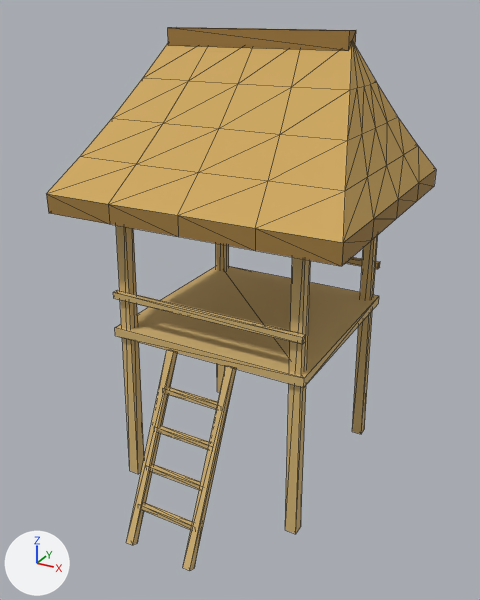
Before and after pictures for a commit that changed the glTF model apps/web/src/assets/models/viet/viet_field_hut.glb.
Rendered twice from a 50 mm lens placed at (0.65, -1.189, 1.037), pointed at (0.007, -0.02, 0.453). Every picture has the same lights, and +X, +Y and +Z are marked at lower left. The older version comes first. Mesh edges are drawn as thin lines. Vertices at exactly the same position are counted once.

In view in the first picture: 'viet_field_hut'.
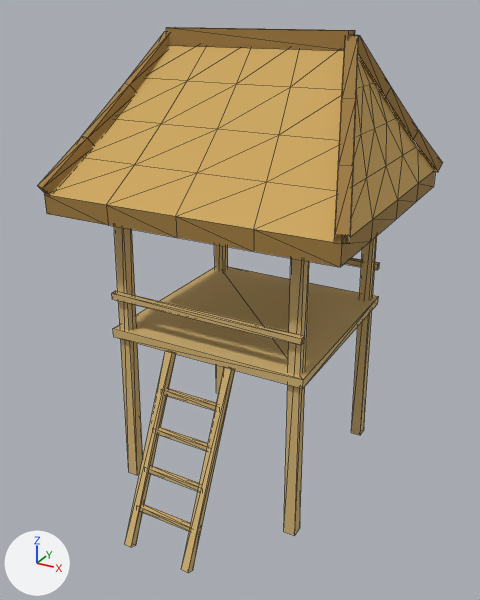
Pixel boxes (x1, y1, x2, y2) of what changed, in the pictures (480 x 600 px; the box of a moved part takes in the faces that stretch with it):
'viet_field_hut', reshaped: before (46, 27, 436, 571); after (38, 27, 443, 573)
part 1 of me_viet_field_hut, moved or reshaped: before (216, 244, 229, 393); after (215, 245, 228, 393)
part 2 of me_viet_field_hut, moved or reshaped: before (116, 225, 144, 474); after (114, 226, 143, 475)
part 3 of me_viet_field_hut, moved or reshaped: before (352, 235, 378, 434); after (351, 236, 377, 435)
part 4 of me_viet_field_hut, moved or reshaped: before (285, 257, 311, 534); after (284, 258, 309, 536)
part 5 of me_viet_field_hut, moved or reshaped: before (115, 266, 379, 387); after (113, 267, 379, 389)
part 6 of me_viet_field_hut, moved or reshaped: before (346, 257, 380, 269); after (345, 258, 379, 270)
part 7 of me_viet_field_hut, moved or reshaped: before (113, 290, 306, 344); after (112, 291, 305, 345)
part 8 of me_viet_field_hut, moved or reshaped: before (126, 350, 177, 545); after (125, 351, 176, 547)
part 9 of me_viet_field_hut, moved or reshaped: before (183, 366, 236, 571); after (181, 367, 235, 573)
part 10 of me_viet_field_hut, moved or reshaped: before (141, 502, 192, 530); after (140, 504, 191, 531)
part 11 of me_viet_field_hut, moved or reshaped: before (150, 464, 201, 490); after (148, 465, 200, 491)
part 12 of me_viet_field_hut, moved or reshaped: before (158, 426, 209, 450); after (156, 427, 208, 451)
part 13 of me_viet_field_hut, moved or reshaped: before (166, 387, 218, 409); after (164, 388, 216, 411)
part 14 of me_viet_field_hut, moved or reshaped: before (46, 40, 436, 266); after (44, 46, 435, 267)
part 15 of me_viet_field_hut, moved or reshaped: before (168, 27, 356, 51); after (166, 27, 355, 51)
part 16 of me_viet_field_hut, added: after (38, 32, 170, 195)
part 17 of me_viet_field_hut, added (brown): after (334, 35, 443, 244)

The change, as a diff of the scene's bpy script:
```diff
--- a/apps/web/src/assets/models/viet/viet_field_hut.glb.py
+++ b/apps/web/src/assets/models/viet/viet_field_hut.glb.py
@@ me_viet_field_hut @@
 # used by ob_viet_field_hut; location = (0.0, 0.0, 0.0)
-me_viet_field_hut.from_pydata(...)  # 197 vertices, 320 faces; spans x -0.312..0.312, y -0.359..0.359, z 0.0..1.0
+me_viet_field_hut.from_pydata(...)  # 293 vertices, 416 faces; spans x -0.326..0.326, y -0.364..0.364, z 0.0..1.0
+# me_viet_field_hut part 1: the loose piece of 8 vertices spanning x -0.221..-0.186, y 0.247..0.282, z 0.003..0.742 is moved by (0.0, -0.006, 0.0)
+# me_viet_field_hut part 2: the loose piece of 8 vertices spanning x -0.221..-0.186, y -0.161..-0.125, z 0.003..0.742 is moved by (0.0, -0.006, 0.0)
+# me_viet_field_hut part 3: the loose piece of 8 vertices spanning x 0.186..0.221, y 0.247..0.282, z 0.003..0.742 is moved by (0.0, -0.006, 0.0)
+# me_viet_field_hut part 4: the loose piece of 8 vertices spanning x 0.186..0.221, y -0.161..-0.125, z 0.003..0.742 is moved by (0.0, -0.006, 0.0)
+# me_viet_field_hut part 5: the loose piece of 8 vertices spanning x -0.227..0.227, y -0.166..0.288, z 0.373..0.393 is moved by (0.0, -0.006, 0.0)
+# me_viet_field_hut part 6: the loose piece of 8 vertices spanning x -0.221..0.221, y 0.275..0.289, z 0.465..0.479 is moved by (0.0, -0.006, 0.0)
+# me_viet_field_hut part 7: the loose piece of 8 vertices spanning x -0.221..0.221, y -0.168..-0.154, z 0.465..0.479 is moved by (0.0, -0.006, 0.0)
+# me_viet_field_hut part 8: the loose piece of 8 vertices spanning x -0.079..-0.062, y -0.359..-0.164, z 0.0..0.382 is moved by (0.0, -0.006, 0.0)
+# me_viet_field_hut part 9: the loose piece of 8 vertices spanning x 0.062..0.079, y -0.359..-0.164, z 0.0..0.382 is moved by (0.0, -0.006, 0.0)
+# me_viet_field_hut part 10: the loose piece of 8 vertices spanning x -0.071..0.071, y -0.321..-0.31, z 0.073..0.084 is moved by (0.0, -0.006, 0.0)
+# me_viet_field_hut part 11: the loose piece of 8 vertices spanning x -0.071..0.071, y -0.285..-0.274, z 0.148..0.159 is moved by (0.0, -0.006, 0.0)
+# me_viet_field_hut part 12: the loose piece of 8 vertices spanning x -0.071..0.071, y -0.249..-0.238, z 0.223..0.234 is moved by (0.0, -0.006, 0.0)
+# me_viet_field_hut part 13: the loose piece of 8 vertices spanning x -0.071..0.071, y -0.214..-0.202, z 0.298..0.309 is moved by (0.0, -0.006, 0.0)
+# me_viet_field_hut part 14: the loose piece of 85 vertices spanning x -0.312..0.312, y -0.237..0.359, z 0.659..0.983 is moved by (0.0, -0.006, 0.0)
+# me_viet_field_hut part 15: the loose piece of 8 vertices spanning x -0.199..0.199, y 0.044..0.078, z 0.966..1.0 is moved by (0.0, -0.006, 0.0)
+# me_viet_field_hut part 16: 48 vertices added at x -0.326..-0.185, y -0.254..0.364, z 0.697..0.992
+# me_viet_field_hut part 17: 48 vertices added at x 0.185..0.326, y -0.254..0.364, z 0.697..0.992
 me_viet_field_hut.materials.append(mat_viet_field_hut_viet_bamboo)
```
